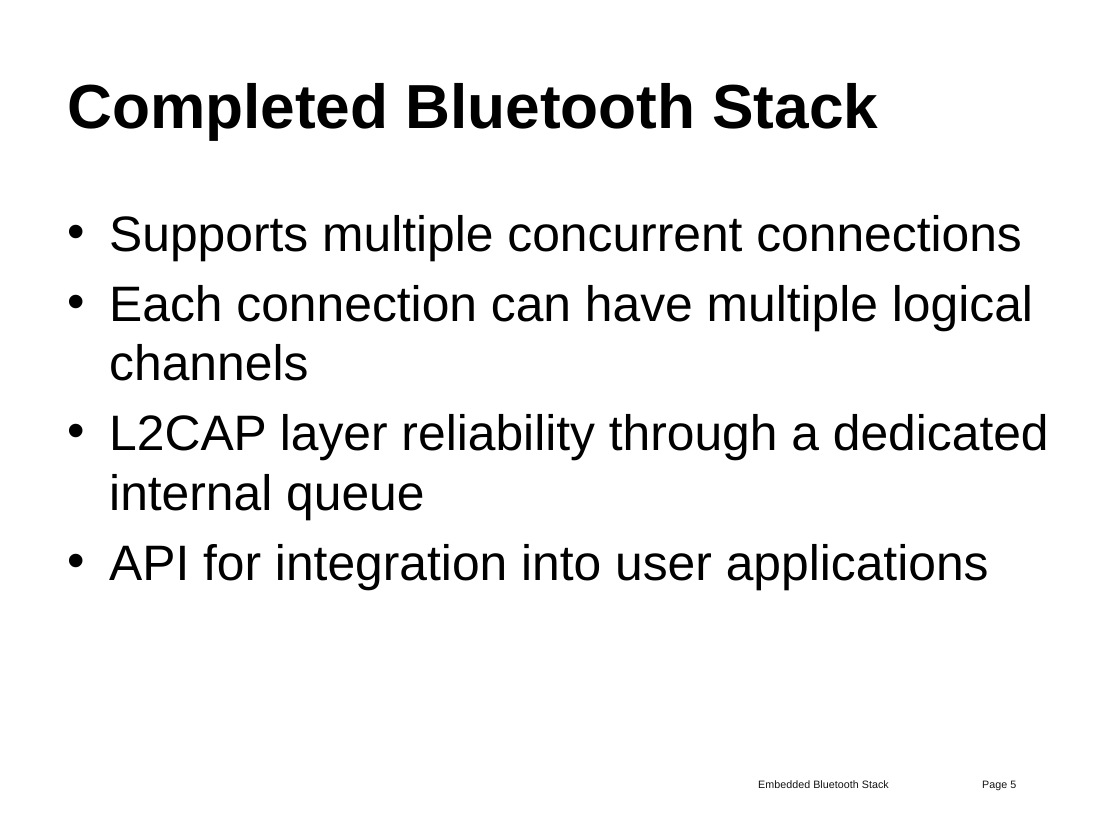
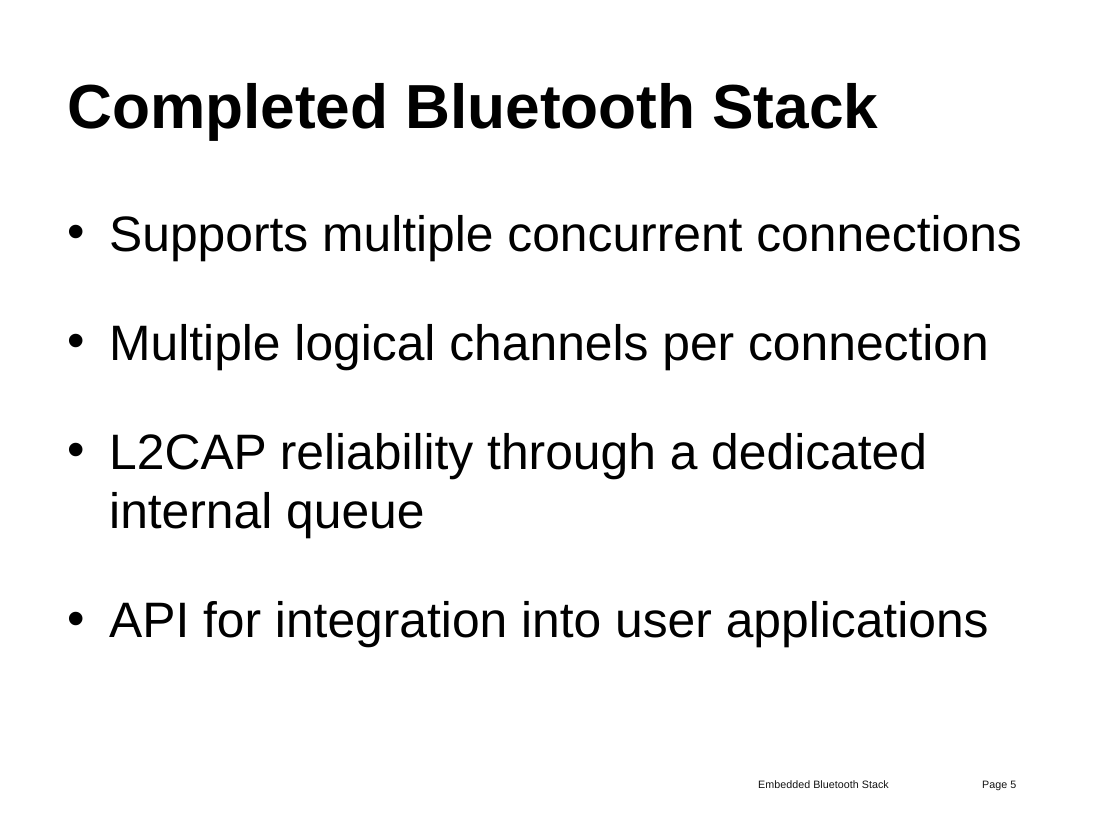
Before and after one commit to abcminiuser/explorerbot, a slide deck: slide 5 of End Year Presentation.pptx. Drawn at 1120x840 pixels with LibreOffice and Linux fonts; fonts in the diff are those of the drawing; background and template pictures are left out. Boxes give left, top, right and bottom in pixels: in the first picture for what was removed or moved away, otherwise in the second. Text is boxed around its words. In the diff, an @@ line names an element or a change of style, - is before the commit and + after.

```diff
--- a/End Year Presentation.pptx
+++ b/End Year Presentation.pptx
@@ text at (109, 324, 989, 539): text changed @@
-• Each connection can have multiple logical channels
-• L2CAP layer reliability through a dedicated internal queue
+• Multiple logical channels per connection
+• L2CAP reliability through a dedicated internal queue
```
Also in this commit, not shown: 1 other slide changed, 2 slides added.
